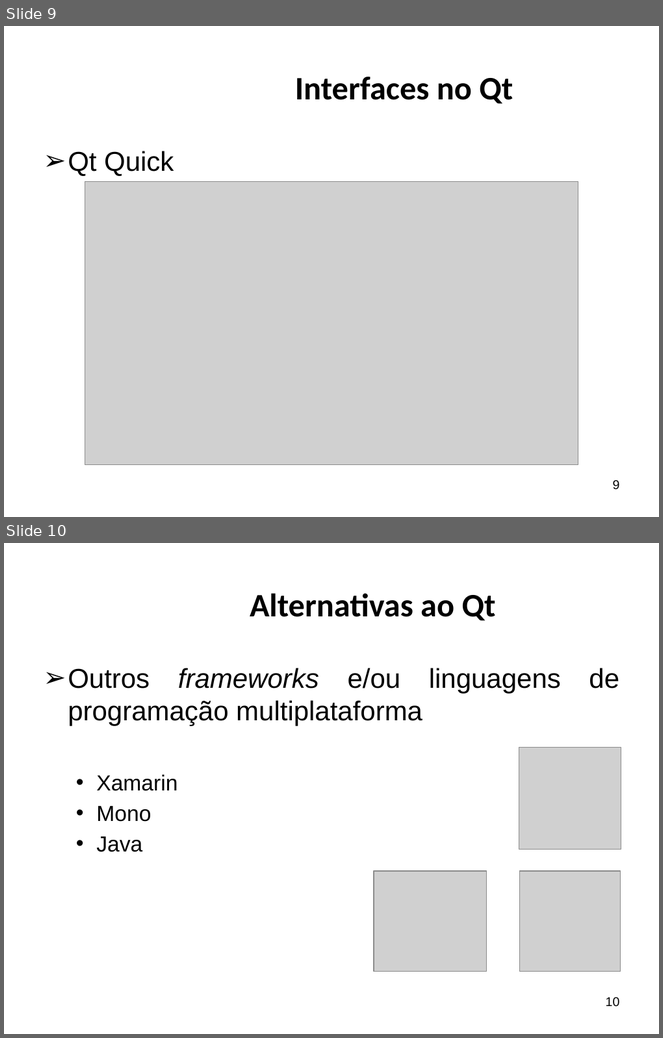
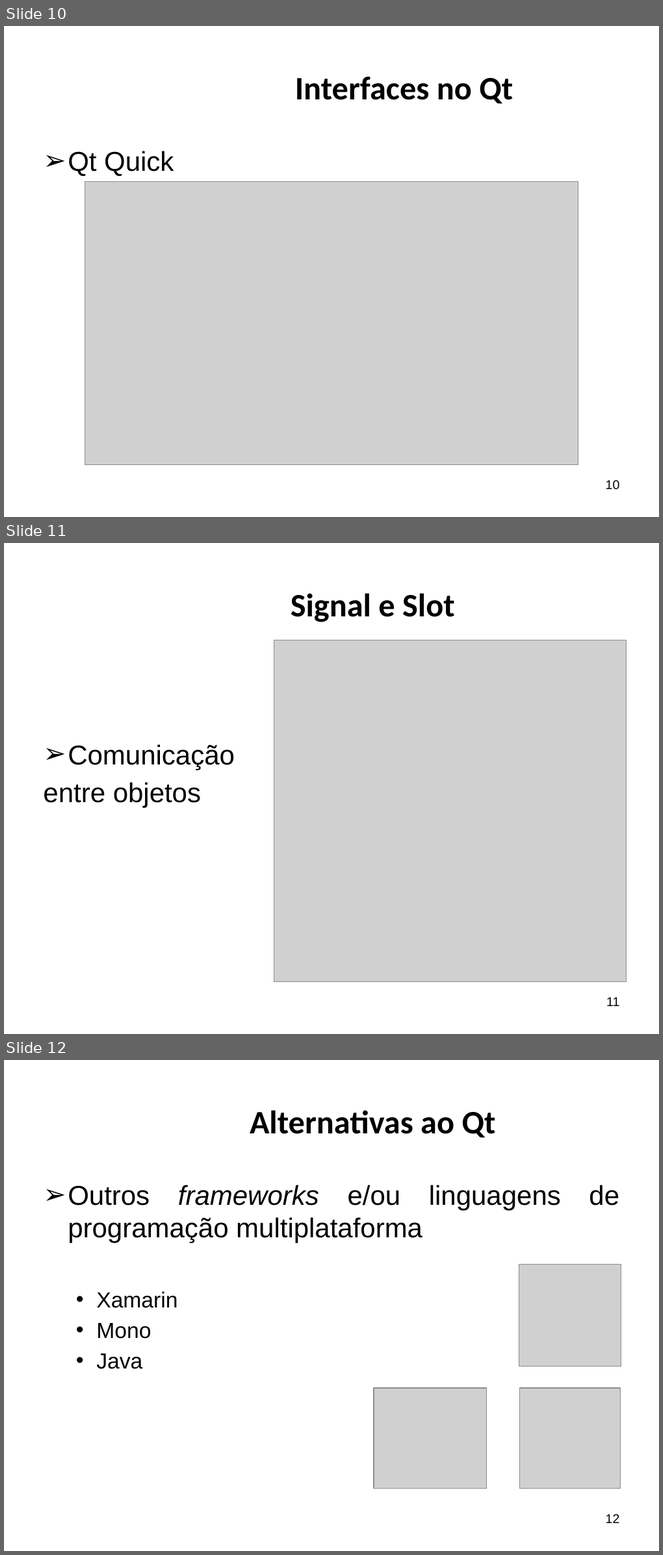
Before and after one commit to ricardopetrere/TCC_FTT, a slide deck: documentos/Apresentação Banca.pptx. Shown one above the other, each under a label of ours: slides 9 and 10 before the commit, slides 10, 11 and 12 after it. The pictures are 663x1038 and 663x1555 pixels, drawn with LibreOffice and Linux fonts; fonts in the diff are those of the drawing; grey boxes stand for pictures; background and template pictures are left out. Boxes give left, top, right and bottom in pixels: in the first picture for what was removed or moved away, otherwise in the second. Text is boxed around its words. In the diff, an @@ line names an element or a change of style, - is before the commit and + after.

```diff
--- a/documentos/Apresentação Banca.pptx
+++ b/documentos/Apresentação Banca.pptx
@@ slide 11 added at <box>4,543,659,1034</box>, background picture (left out) @@
@@ title added at <box>291,593,455,622</box>, 36 pt, text #000000, bold @@
+Signal e Slot
@@ picture added at <box>274,640,627,982</box> @@
@@ text added at <box>43,745,235,808</box>, 30 pt, text #000000 @@
+➢ Comunicação
+entre objetos
@@ page number added at <box>607,997,620,1006</box>, 14 pt, text #000000 @@
+11
@@ what was slide 9 is now slide 10 @@
@@ page number at <box>606,480,620,490</box>: text changed @@
-9
+10
@@ what was slide 10 is now slide 12 @@
@@ page number at <box>606,1514,620,1523</box>: text changed @@
-10
+12
```
Also in this commit, not shown: 6 slides changed, 3 other slides added, 16 other files.
